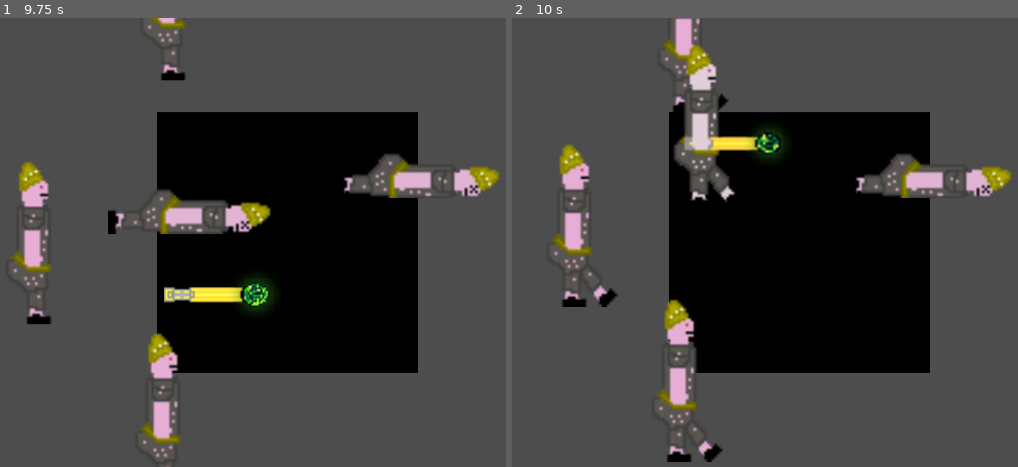
Above: before the commit, frames 1-2 (left to right).
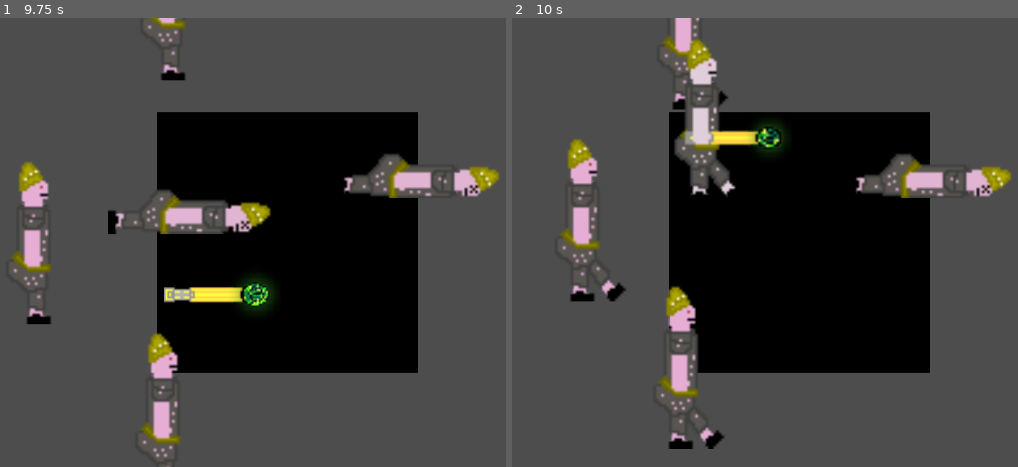
Above: after the commit, the same moments.

Repository: ReneZwiletitsch/PirateJam16
Game: Godot game, scene res://Scenes/generated_level.tscn
Two runs of this game, one before a commit and one after it. Both use one fixed random seed, a clock stepped at 60 frames per second and the inputs below. This scene is started directly instead of the project's main scene.
Inputs (mouse positions are in pixels of both pictures, inside the frame that each line leads up to):
- Up to frame 1 (9.75 s): tap Enter at 0.5, 2, 3.5 s; move the mouse to (247, 332) at 0.52 s; press the mouse at (247, 332) at 0.53 s; hold W (up) 0.53-2.03 s; tap C (necromancy) at 0.8, 1.35, 3.05, 7.35 s; tap Space at 1.25, 2.75, 4.25 s; move the mouse to (outside the picture) at 1.27 s; release the mouse at (outside the picture) at 1.28 s; tap E (test) at 1.55, 3.8, 5.85 s; move the mouse to (45, 175) at 2.02 s; hold E (test) 2.03-2.78 s; hold A (left) 2.03-3.53 s; click (45, 175) at 2.3 s; move the mouse to (328, 242) at 2.77 s; tap Mouse wheel up (ScrollZoomIn) at 2.85, 8.85 s; move the mouse to (166, 130) at 3.52 s; hold S (down) 3.53-4.28 s; hold Mouse wheel down (ScrollZoomOut) 3.53-4.28 s; move the mouse to (465, 220) at 4.27 s; hold D (right) 4.28-5.03 s; click (465, 220) at 4.35 s; move the mouse to (126, 264) at 5.02 s; hold W (up) 5.03-5.78 s; hold C (necromancy) 5.03-5.78 s; move the mouse to (369, 143) at 5.77 s; hold D (right) 5.78-8.03 s; move the mouse to (247, 332) at 6.52 s; press the mouse at (247, 332) at 6.53 s; move the mouse to (outside the picture) at 7.27 s; release the mouse at (outside the picture) at 7.28 s; move the mouse to (45, 175) at 8.02 s; hold S (down) 8.03-8.78 s; hold E (test) 8.03-8.78 s; move the mouse to (328, 242) at 8.77 s; hold A (left) 8.78-9.53 s; click (328, 242) at 9.05 s; move the mouse to (166, 130) at 9.52 s; hold W (up) from 9.53 s (still down); hold Mouse wheel down (ScrollZoomOut) from 9.53 s (still down)
- Up to frame 2 (10 s): keep holding W (up); keep holding Mouse wheel down (ScrollZoomOut); tap C (necromancy) at 9.8 s

Frame 1 is identical in both runs. In frame 2, 5.5% of the frame differs, in the area x 7-54%, y 0-99%.

Commit message:
implemented boss fight, player side
need a reset point for when i break everything when implementing the boss side of things here

Diff:
--- /dev/null
+++ b/piratejam16/Scenes/BossFight.tscn
@@ -0,0 +1,26 @@
+[gd_scene load_steps=5 format=3 uid="uid://c4w40gxr4icn0"]
+
+[ext_resource type="Script" path="res://scripts/boss_fight.gd" id="1_saalm"]
+[ext_resource type="Texture2D" uid="uid://csy4rkfkqmnsc" path="res://assets/sprites/temporary/black100x100.png" id="2_0ioc6"]
+[ext_resource type="PackedScene" uid="uid://dm77ptpohrroj" path="res://Scenes/AIChar.tscn" id="3_6k5b1"]
+
+[sub_resource type="NavigationPolygon" id="NavigationPolygon_vcf0u"]
+vertices = PackedVector2Array(1540.83, -1137.21, 1987.67, 985, -1321.56, 985, -1227.43, -1212.73)
+polygons = Array[PackedInt32Array]([PackedInt32Array(0, 1, 2, 3)])
+outlines = Array[PackedVector2Array]([PackedVector2Array(-1237, -1223, 1549, -1147, 2000, 995, -1332, 995)])
+
+[node name="BossFight" type="Node2D"]
+script = ExtResource("1_saalm")
+
+[node name="Sprite2D" type="Sprite2D" parent="."]
+texture = ExtResource("2_0ioc6")
+
+[node name="Camera2D" type="Camera2D" parent="."]
+zoom = Vector2(3.765, 3.765)
+
+[node name="NavigationRegion2D" type="NavigationRegion2D" parent="."]
+position = Vector2(16, -12)
+navigation_polygon = SubResource("NavigationPolygon_vcf0u")
+
+[node name="BBEG" parent="." instance=ExtResource("3_6k5b1")]
+position = Vector2(-1, -83)
--- a/piratejam16/Scenes/level_generation_and_handling.gd
+++ b/piratejam16/Scenes/level_generation_and_handling.gd
@@ -1,6 +1,5 @@
 extends Node2D
 
-@onready var all_ai_char_instances :=[]
 
 # Called when the node enters the scene tree for the first time.
 func _ready() -> void:
@@ -16,10 +15,9 @@
 
 
 
-
 func _input(event):
 	if event.is_action_pressed("necromancy"):
-		for i in all_ai_char_instances:
+		for i in Singleton.all_ai_char_instances:
 			i.necromancy()
 			if i.playercontrol:
 				Singleton.current_character = i
@@ -48,7 +46,7 @@
 
 
 func player_attack(mouse_vec):
-	for i in all_ai_char_instances:
+	for i in Singleton.all_ai_char_instances:
 		#check if in cone
 		var enemy_pos = (i.global_position-Singleton.current_character.global_position)
 		var enemy_vec = enemy_pos.normalized()
@@ -67,7 +65,7 @@
 	var instance = scene.instantiate()
 	instance.position = Vector2(x_rand,y_rand)
 	add_child(instance,true)
-	all_ai_char_instances.append(instance)
+	Singleton.all_ai_char_instances.append(instance)
 	instance.dead = dead
 	instance.player_attack_woundup.connect(player_attack)
 	if dead:
@@ -88,7 +86,7 @@
 			Singleton.staff_instance = instance
 
 		var alive_check = false
-		for i in all_ai_char_instances:
+		for i in Singleton.all_ai_char_instances:
 			if (i.global_position - Singleton.player_position).length()< Singleton.necromancy_range and i.dead and not i.fully_dead:
 				alive_check = true
 		if not alive_check:
--- a/piratejam16/scripts/Singleton.gd
+++ b/piratejam16/scripts/Singleton.gd
@@ -22,8 +22,10 @@
 
 var staff_instance = null
 
+@onready var all_ai_char_instances =[]
 
-
+var boss_hp := 1000
+var boss_defeated := false
 
 
 func player_damage(strenght):
@@ -31,3 +33,10 @@
 	if current_player_hp <=0:
 		current_player_hp = 0
 		player_died = true
+
+func boss_damage(strenght):
+	boss_hp -= strenght
+	if boss_hp <=0:
+		boss_hp = 0
+		boss_defeated = true
+	print("boss hp: ",boss_hp)
--- a/piratejam16/scripts/ai_char.gd
+++ b/piratejam16/scripts/ai_char.gd
@@ -22,11 +22,10 @@
 
 signal player_attack_woundup(aim)
 
-
-#temp
-@onready var test := true
-
-@onready var test2
+@onready var boss_fight := false
+
+
+
 
 
 
@@ -46,19 +45,19 @@
 		dead = true
 		playercontrol = false
 
-	elif get_local_mouse_position().length() < 32 and dead and not fully_dead and (global_position-Singleton.player_position).length() <Singleton.necromancy_range and Singleton.current_character == null:
+	elif (get_local_mouse_position().length() < 32 and dead and not fully_dead and (global_position-Singleton.player_position).length() <Singleton.necromancy_range and Singleton.current_character == null) or boss_fight:
 		print("did a necromancy")
 		$AnimatedSprite2D.set_animation("undead_idle_right")
+		dead = false
 		last_animation = "undead_idle_right"
-		Singleton.player_died = false
-		Singleton.current_character = $"."
-		dead = false
-		playercontrol = true
-		Singleton.current_player_hp = current_char.curr_hp
-		Singleton.current_player_strenght = current_char.strenght
-		Singleton.current_player_dex = current_char.dex
-		print("player now has this hp: ",Singleton.current_player_hp)
-		print("player now has this str: ",Singleton.current_player_strenght)
+		if not boss_fight:
+			Singleton.player_died = false
+			Singleton.current_character = $"."
+			playercontrol = true
+			Singleton.current_player_hp = current_char.curr_hp
+			Singleton.current_player_strenght = current_char.strenght
+			Singleton.current_player_dex = current_char.dex
+
 
 
 
@@ -164,11 +163,10 @@
 		var enemy_vec = enemy_pos.normalized()
 		if abs(acos(aim.dot(enemy_vec))) < Singleton.basic_attack_angle and enemy_pos.length()< Singleton.basic_character_range:
 			Singleton.player_damage(current_char.strenght)
-
-		else:
-			print("player dodged")
-			print(enemy_pos.length())
-			pass
+			if boss_fight:
+				Singleton.boss_damage(current_char.strenght)
+
+
 
 	elif playercontrol:
 		player_attack_woundup.emit(aim)
@@ -195,30 +193,37 @@
 			set_movement_target(movement_target_position)
 
 
-		#if we are in range of the player, stop walking and attack
-		if not dead and current_agent_position.distance_to(movement_target_position) < Singleton.basic_character_range*0.5 and attack_rdy and not playercontrol: #temp 0.5 means they don't attack at the edge of their range and miss all the time
-			AI_input = Vector2(0,0)
-			if not playercontrol:
-				attack()
-
-		#if we are the player and at ai's target, stop ai input
-		elif playercontrol and current_agent_position.distance_to(Vector2(0.0,0.0))<Singleton.basic_character_range:
-			AI_input = Vector2(0,0)
+		if not boss_fight or player_input_direction== Vector2(0,0):
+			#if we are in range of the player, stop walking and attack
+			if not dead and current_agent_position.distance_to(movement_target_position) < Singleton.basic_character_range*0.5 and attack_rdy and not playercontrol: #temp 0.5 means they don't attack at the edge of their range and miss all the time
+				AI_input = Vector2(0,0)
+				if not playercontrol:
+					attack()
+
+			#if we are the player and at ai's target, stop ai input
+			elif playercontrol and current_agent_position.distance_to(Vector2(0.0,0.0))<Singleton.basic_character_range:
+				AI_input = Vector2(0,0)
 
 	else:
 		AI_input = Vector2(0,0)
 
 
 	if not dead and attack_rdy:
-		#if the player doesn't input anything, follow a path at full speed, otherwise battle the player over control
-		if (player_input_direction == Vector2(0,0) or not playercontrol):
+		#if the player doesn't input anything, follow a path at full speed, otherwise battle the player over controldddddd
+		if (player_input_direction == Vector2(0,0)) or (not playercontrol and not boss_fight):
 			velocity = AI_input * movement_speed
 		else:
 			velocity = (AI_input * willpower + player_input_direction*(1-willpower))* movement_speed # *1.5 if we want to make player character faster. but for now i'll keep it the same, this way switching characters is important in combat
 
+
+
+
+
+
+
+		move_and_slide()
+		#changing animations
 		var animation_name := ""
-
-
 		if playercontrol:
 			animation_name += "undead"
 		else:
@@ -230,15 +235,13 @@
 		elif velocity[0]<0:
 			animation_name +="_walking_left"
 			last_direction = "left"
-		else:# velocity[0]<0:
+		else:
 			animation_name +="_idle_"
 			animation_name += last_direction
-
-
 		if animation_name != last_animation:
 			$AnimatedSprite2D.set_animation(animation_name)
 			last_animation = animation_name
-		move_and_slide()
+
 
 
 
@@ -246,7 +249,7 @@
 class AIcharacter:
 	#stats
 	var rng = RandomNumberGenerator.new()
-	var max_hp := rng.randi_range(1, 100)
+	var max_hp := 99999#rng.randi_range(1, 100)
 	var strenght := rng.randi_range(1, 10)
 	var speed := rng.randi_range(50, 100)
 	var dex := rng.randi_range(1, 100)
--- /dev/null
+++ b/piratejam16/scripts/boss_fight.gd
@@ -0,0 +1,88 @@
+extends Node2D
+
+
+
+# Called when the node enters the scene tree for the first time.
+func _ready() -> void:
+
+	#temp, debugging start ################
+
+	var alive_counter := 0
+	var dead_counter := 11
+	var fully_dead_counter := 2
+
+	for i in range(alive_counter):
+		spawn_ai_char(false,false)
+
+	for i in range(dead_counter):
+		spawn_ai_char(true,false)
+
+	for i in range(fully_dead_counter):
+		spawn_ai_char(true,true)
+	#temp, debugging over ########################
+
+
+
+	var ai_counter :=0
+	Singleton.player_position = Vector2(0,300)
+	for i in Singleton.all_ai_char_instances:
+		if i.dead and not i.fully_dead:
+			i.boss_fight = true
+			i.necromancy()
+			i.position = Vector2 (ai_counter%5*30,ai_counter/5 *30)
+			ai_counter += 1
+			print(ai_counter)
+
+	#spawn_boss()
+	Singleton.current_character=$BBEG
+
+
+
+func spawn_boss():
+	print("spawning boss")
+	var scene = preload("res://Scenes/AIChar.tscn")
+	var x = 0
+	var y = -100
+	#temp, change when boss is implemented into ai scipt
+	var dead =false
+	var fully_dead = false
+
+	var instance = scene.instantiate()
+	instance.position = Vector2(x,y)
+	add_child(instance,true)
+	Singleton.current_character=instance
+	instance.dead = dead
+	instance.fully_dead = fully_dead
+	instance.find_child("AnimatedSprite2D").set_animation("deadge")
+
+
+
+#temp, delete for full implementation
+func spawn_ai_char(dead,fully_dead):
+	print("spawning")
+	var rng = RandomNumberGenerator.new()
+	var scene = preload("res://Scenes/AIChar.tscn")
+	var x_rand = rng.randf_range(-100, 100)
+	var y_rand = rng.randf_range(-100, 100)
+
+	var instance = scene.instantiate()
+	instance.position = Vector2(x_rand,y_rand)
+	add_child(instance,true)
+	Singleton.all_ai_char_instances.append(instance)
+	instance.dead = dead
+	instance.fully_dead = fully_dead
+
+	if dead:
+		instance.find_child("AnimatedSprite2D").set_animation("dead")
+
+	if fully_dead:
+		instance.find_child("AnimatedSprite2D").set_animation("deadge")
+
+
+
+
+
+# Called every frame. 'delta' is the elapsed time since the previous frame.
+func _process(delta: float) -> void:
+	if Singleton.boss_defeated:
+		print("YOU WON")
